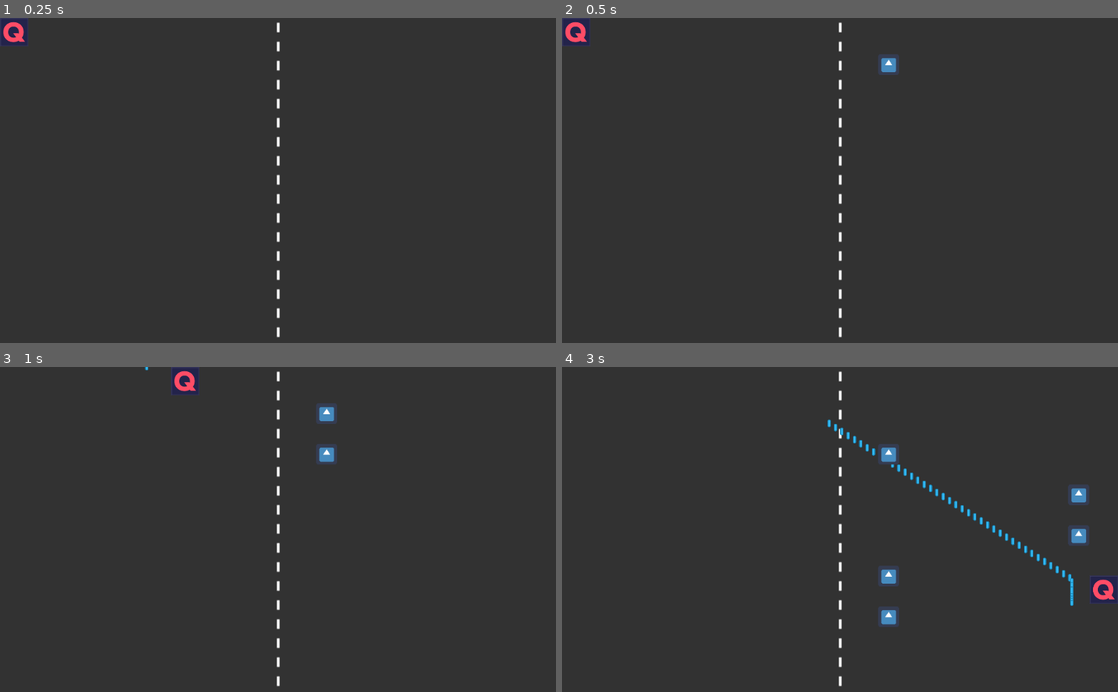
Above: before the commit, frames 1-4 (two rows, left to right).
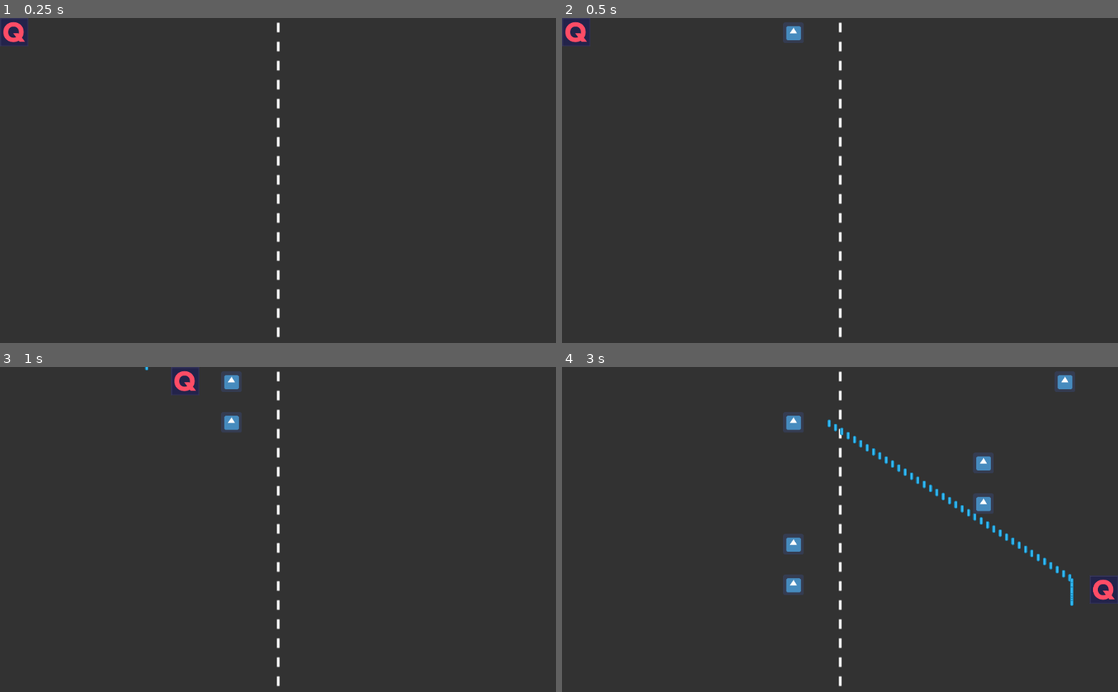
Above: after the commit, the same moments.

Repository: Sol06/SpaceInvader
Game: Godot game, scene res://Szenen/Spiel.tscn
Same seed, same stepped clock (60 frames per second), same inputs: the game is played once before the commit and once after it. The engine's default icon, where the game draws it, is replaced by a stand-in: a white triangle on a blue panel in a dark square.
Inputs:
- Up to frame 1 (0.25 s): no input
- Up to frame 2 (0.5 s): no input
- Up to frame 3 (1 s): hold Right (ui_right) from 0.53 s (still down); hold Space (shoot) from 0.53 s (still down)
- Up to frame 4 (3 s): release Right (ui_right) at 1.28 s; release Space (shoot) at 1.28 s; hold Down (ui_down) 1.28-2.03 s; tap Space (shoot) at 1.35, 2.85 s; hold Right (ui_right) 2.03-2.78 s; hold Space (shoot) 2.03-2.78 s; hold Up (ui_up) from 2.78 s (still down)

Frame 1 is identical in both runs. In frame 2, 0.5% of the frame differs, in the area x 39-61%, y 1-18%; in frame 3, 0.9%; in frame 4, 2.5%, in the area x 39-95%, y 1-80%.

Commit message:
WIP geschoss trifft irgenwie... und irgendwie nicht

Diff:
--- a/Objekte/Gegner/Gegner.gd
+++ b/Objekte/Gegner/Gegner.gd
@@ -15,3 +15,13 @@
 	leben -= damage
 	if leben <= 0:
 		queue_free()
+
+
+func bin_getroffen(body):
+	print("bin getroffen")
+	hide()
+	queue_free()
+
+func verlasse_Screen(area):
+	print("bin weg")
+	queue_free()
--- a/Objekte/Gegner/Gegner.tscn
+++ b/Objekte/Gegner/Gegner.tscn
@@ -7,13 +7,18 @@
 extents = Vector2( 19.5, 19 )
 
 [node name="Enemy" type="Area2D"]
+collision_layer = 2
+collision_mask = 2
 script = ExtResource( 3 )
 
 [node name="Sprite" type="Sprite" parent="."]
-position = Vector2( 201.5, 86 )
+position = Vector2( 26.2, 27.2 )
 scale = Vector2( 0.6, 0.6 )
 texture = ExtResource( 2 )
 
 [node name="CollisionShape2D" type="CollisionShape2D" parent="."]
-position = Vector2( 201.5, 86 )
+position = Vector2( 26.2, 27.2 )
 shape = SubResource( 1 )
+
+[connection signal="area_exited" from="." to="." method="verlasse_Screen"]
+[connection signal="body_entered" from="." to="." method="bin_getroffen"]
--- a/Objekte/Gegner/GegnerSpawner.gd
+++ b/Objekte/Gegner/GegnerSpawner.gd
@@ -9,13 +9,11 @@
 	var gegner = preload("res://Objekte/Gegner/Gegner.tscn").instance()
 	gegner.global_position = spawn_positionen[index].global_position
 	add_child(gegner)
-	print("spawning...")
 
 
 #Nach Ablauf des Timers wird ein weitere gegner platziert.
 func do_it_after_timeout():
-	print("make things ready...")
-	print("timeout")
+	#print("timeout")
 	randomize()
 	spawn_positionen = $SpawnPositionen.get_children()
 	spawn_gegner()
--- a/Objekte/Spieler/Geschoss.gd
+++ b/Objekte/Spieler/Geschoss.gd
@@ -6,3 +6,7 @@
 
 func _physics_process(delta):
 	position -= transform.y * geschossSpeed * delta
+
+
+func _on_Laser_body_entered(body):
+	print("getroffen")
--- a/Objekte/Spieler/Geschoss.tscn
+++ b/Objekte/Spieler/Geschoss.tscn
@@ -8,7 +8,8 @@
 height = 8.0
 
 [node name="Laser" type="Area2D"]
-position = Vector2( 50, 18 )
+collision_layer = 2
+collision_mask = 2
 script = ExtResource( 2 )
 
 [node name="Sprite" type="Sprite" parent="."]
@@ -19,3 +20,5 @@
 [node name="CollisionPolygon2D" type="CollisionShape2D" parent="."]
 position = Vector2( -50, -18 )
 shape = SubResource( 1 )
+
+[connection signal="body_entered" from="." to="." method="_on_Laser_body_entered"]
--- a/Objekte/Spieler/Spieler.gd
+++ b/Objekte/Spieler/Spieler.gd
@@ -31,10 +31,6 @@
 
 #Der Spieler feuert einen Laserschuss.
 func shoot():
-	#var pos =
-	print("Schiessen...")
-	var pos = get_position()
-	print(pos)
 	var geschoss = Geschoss.instance()
 	owner.add_child(geschoss)
 	geschoss.transform = global_transform
